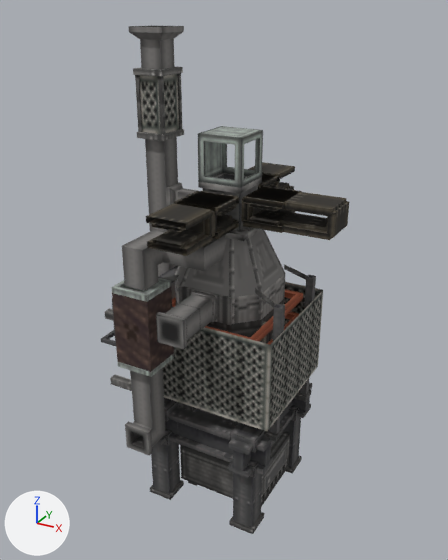
What one commit did to the OBJ model development/ports/1.21.1/world-server/brass-industry/overlay/kubejs/assets/expedition_industry/models/block/alloy_assembly/body.obj.
The view is the same before and after, from a 50 mm lens placed at (6.65, -12.97, 10.36), pointed at (0.35, -1.52, 4.63). The axes (+X, +Y, +Z) are drawn at lower left. The lights are the same throughout. The older version comes first. Where no turn or scale is listed for an object, it has been applied to the vertices. Vertices at exactly the same position are counted once.

In view in the first picture: 'body'.
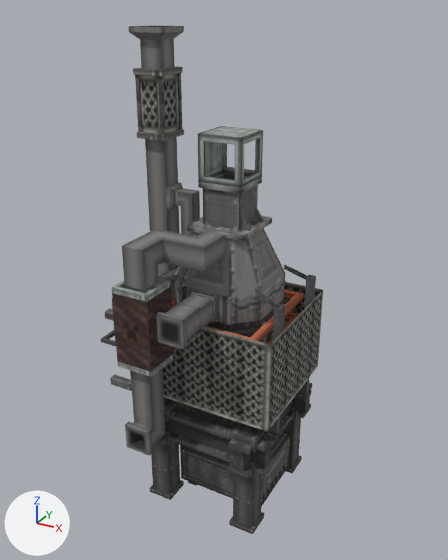
Changed parts and their boxes (x1, y1, x2, y2) in the pictures (448 x 560 px; the box of a moved part takes in the faces that stretch with it):
'body', reshaped (10% narrower): before (101, 25, 349, 534); after (101, 25, 323, 534)
part 1 of me_body, deleted: before (146, 162, 349, 256)
part 2 of me_body, moved or reshaped: (255, 288, 276, 308) in both

The change, as a diff of the scene's bpy script:
```diff
--- a/development/ports/1.21.1/world-server/brass-industry/overlay/kubejs/assets/expedition_industry/models/block/alloy_assembly/body.obj.py
+++ b/development/ports/1.21.1/world-server/brass-industry/overlay/kubejs/assets/expedition_industry/models/block/alloy_assembly/body.obj.py
@@ me_body @@
 # used by ob_body; location = (0.0, 0.0, 0.0)
 # verts and faces of me_body; kept vertices keep their numbers, new ones are numbered from 3580
 # before: 568 (2.12, -2.37, 4.61), 569 (1.5, -2.25, 4.86) at pixel (255, 293), 570 (1.5, -2.25, 4.97) at pixel (255, 287), 571 (2.12, -2.37, 4.73) at pixel (279, 306)
-me_body.from_pydata(...)  # 3580 vertices, 3321 faces; spans x -2.0..3.0, y -4.0..1.0, z -1.0..10.0
+me_body.from_pydata(...)  # 3236 vertices, 3129 faces; spans x -2.0..2.24, y -4.0..1.0, z -1.0..10.0
+# me_body part 1: 33 loose pieces with 344 vertices, spanning x 0.0..3.0, y -4.0..1.0, z 6.19..6.81, are deleted
+# me_body part 2
+delete_faces([(568, 571, 570, 569)])
+faces += [(568, 569, 570, 571)]
+# other edits to the shape of me_body do not show in these pictures
 me_body.materials.append(mat_furnace)
```
